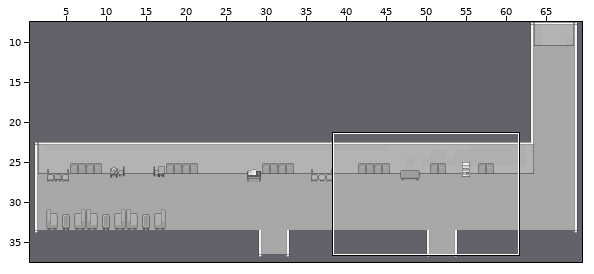
Level history. Tiled map: map/CouloirA22.tmx. The first picture is a wide view before the edit; the outline marks the close-up.
Close-up. As it was:
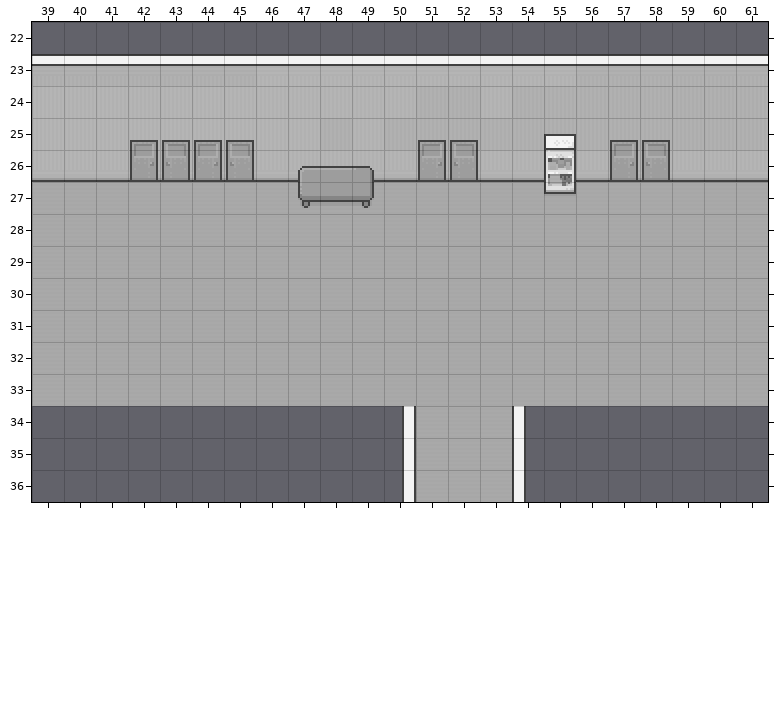
Cells are 32x32 px. Shown: x 39..61, y 22..36. The commit also changed other parts of the map, which this record leaves out.
After:
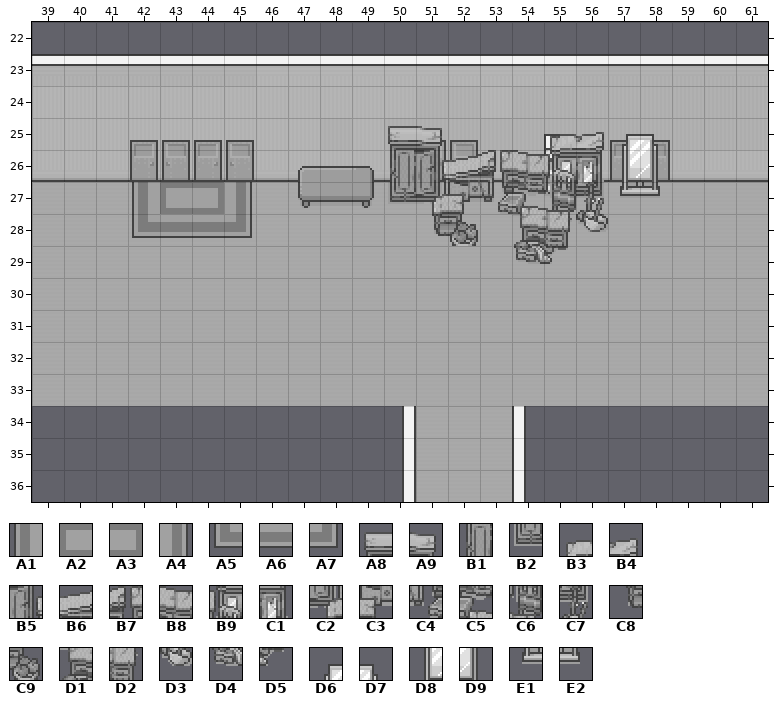
Key: from "Interiors_free": A1 263, A2 264, A3 265, A4 266, A5 279, A6 280, A7 282, A8 922, A9 923, B1 938, B2 954, B3 981, B4 982, B5 993, B6 994, B7 995, B8 996, B9 997, C1 998, C2 1009, C3 1010, C4 1011, C5 1012, C6 1013, C7 1014, C8 1025, C9 1026, D1 1028, D2 1029, D3 1030, D4 1044, D5 1045, D6 1078, D7 1079, D8 1094, D9 1095, E1 1110, E2 1111.
__ is an empty cell.
What changed:
Layer "SurSol":
The edit adds tile A1 in row 27 at x 42.
The edit adds tile A2 in row 27 at x 43.
The edit adds tile A3 in row 27 at x 44.
The edit adds tile A4 in row 27 at x 45.
The edit adds tile A5 in row 28 at x 42.
The edit adds tile A6 in row 28 at x 43 to 44.
The edit adds tile A7 in row 28 at x 45.
Layer "Meuble":
The edit adds tile C8 in row 28 at x 51.
The edit adds tile C9 in row 28 at x 52.
The edit adds tile D1 in row 28 at x 54.
The edit adds tile D2 in row 28 at x 55.
The edit adds tile D4 in row 29 at x 54.
The edit adds tile D5 in row 29 at x 55.
The edit adds tile E1 in row 27 at x 57.
The edit adds tile E2 in row 27 at x 58.
Layer "Meuble2":
The edit adds tile B3 in row 25 at x 55.
The edit adds tile B4 in row 25 at x 56.
The edit adds tile B9 in row 26 at x 55.
The edit adds tile C1 in row 26 at x 56.
The edit adds tile C6 in row 27 at x 55.
The edit adds tile C7 in row 27 at x 56.
The edit adds tile D3 in row 28 at x 56.
The edit adds tile D6 in row 25 at x 57.
The edit adds tile D7 in row 25 at x 58.
The edit adds tile D8 in row 26 at x 57.
The edit adds tile D9 in row 26 at x 58.
Layer "Top":
The edit adds tile A8 in row 25 at x 50.
The edit adds tile A9 in row 25 at x 51.
The edit adds tile B1 in row 26 at x 50.
The edit adds tile B2 in row 27 at x 50.
The edit adds tile B5 in row 26 at x 51.
The edit adds tile B6 in row 26 at x 52.
The edit adds tile B7 in row 26 at x 53.
The edit adds tile B8 in row 26 at x 54.
The edit adds tile C2 in row 27 at x 51.
The edit adds tile C3 in row 27 at x 52.
The edit adds tile C4 in row 27 at x 53.
The edit adds tile C5 in row 27 at x 54.
Pixel boxes of the changes (left, top, right, bottom) in both close-ups:
added: (388, 126, 660, 264)
added: (132, 182, 252, 238)
